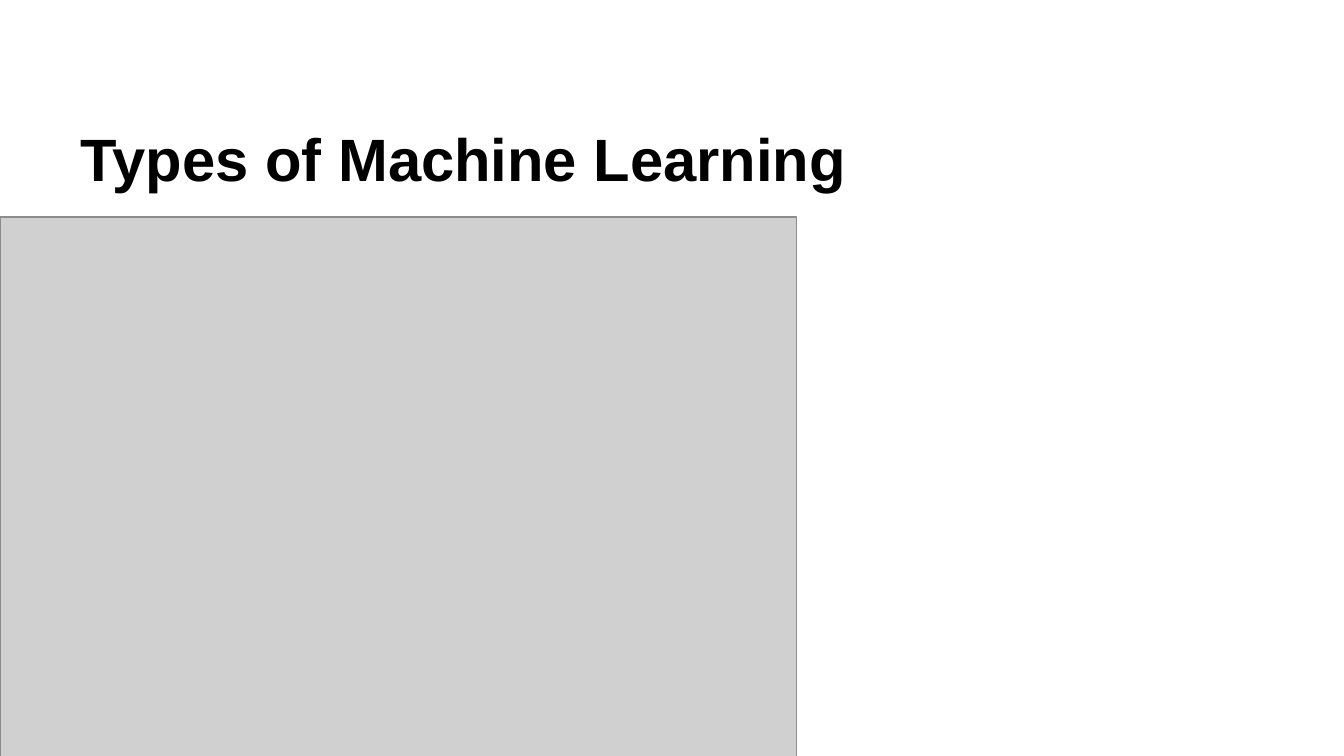
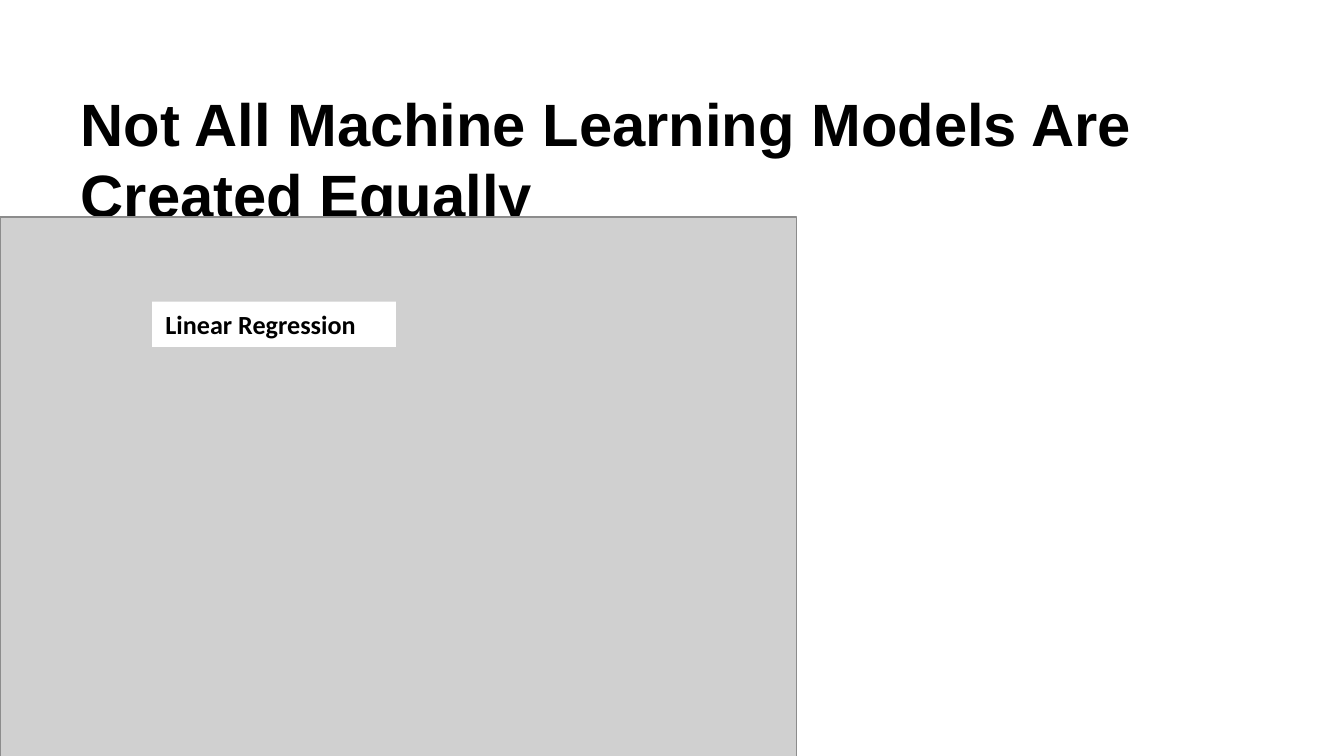
Before and after one commit to krisawilson/knn-workshop-spr25, a slide deck: slide 21 of k-nearest-neighbors.pptx. Drawn at 1344x756 pixels with LibreOffice and Linux fonts; fonts in the diff are those of the drawing; grey boxes stand for pictures; background and template pictures are left out. Boxes give left, top, right and bottom in pixels: in the first picture for what was removed or moved away, otherwise in the second. Text is boxed around its words. In the diff, an @@ line names an element or a change of style, - is before the commit and + after.

```diff
--- a/k-nearest-neighbors.pptx
+++ b/k-nearest-neighbors.pptx
@@ title at (x1=81, y1=102, x2=1131, y2=218): text changed @@
-Types of Machine Learning
+Not All Machine Learning Models Are Created Equally
@@ rectangle added at (x1=152, y1=301, x2=395, y2=347), fill #FFFFFF, 14 pt, text #000000, bold @@
+Linear Regression
```
Also in this commit, not shown: 6 other slides changed.
